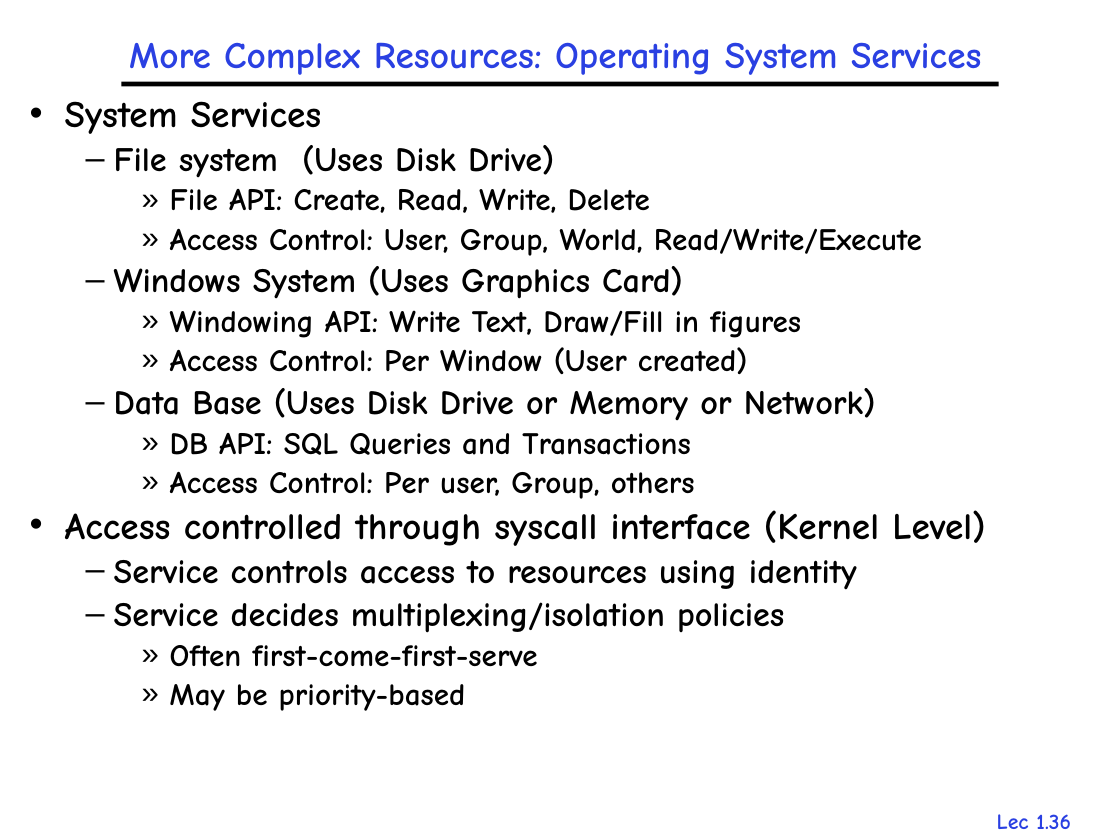
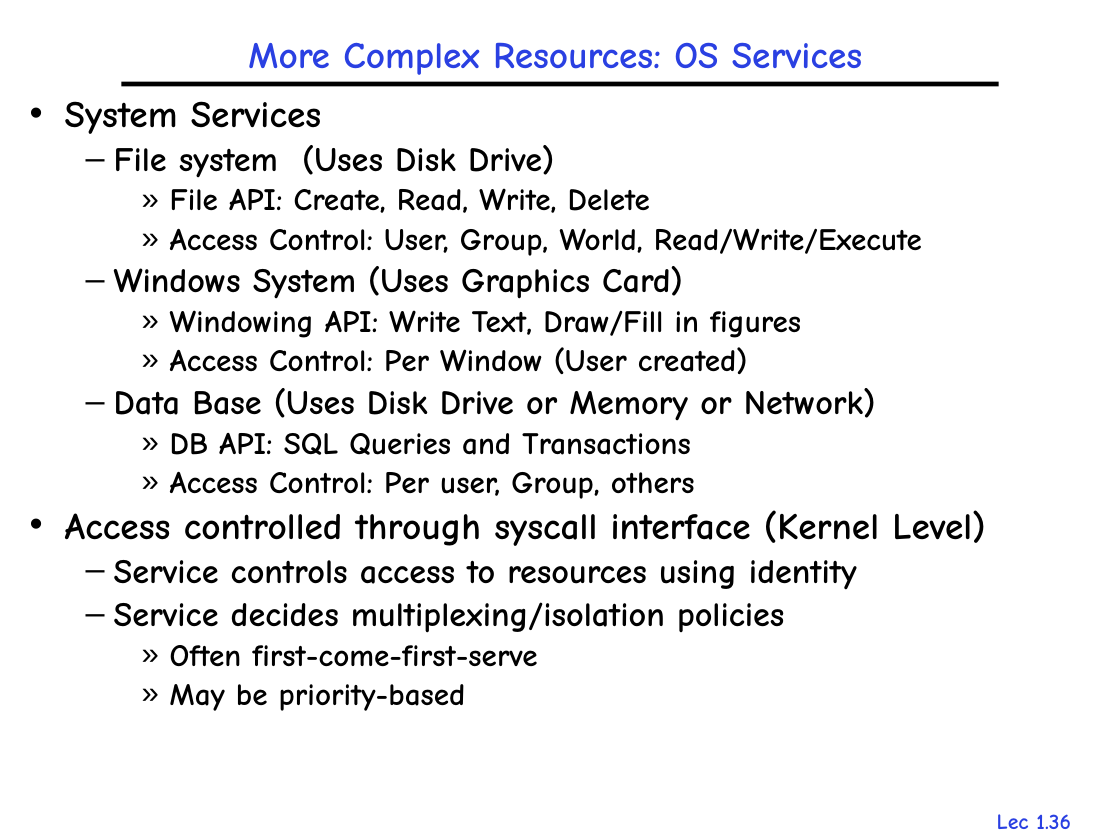
Before and after one commit to gulaoshi/gu.github.io, a slide deck: slide 36 of AdvOS/PPT+papers/L01-Overview.pptx. Drawn at 1120x840 pixels with LibreOffice and Linux fonts; fonts in the diff are those of the drawing. Boxes give left, top, right and bottom in pixels: in the first picture for what was removed or moved away, otherwise in the second. Text is boxed around its words. In the diff, an @@ line names an element or a change of style, - is before the commit and + after.

```diff
--- a/AdvOS/PPT+papers/L01-Overview.pptx
+++ b/AdvOS/PPT+papers/L01-Overview.pptx
@@ title at (x1=248, y1=42, x2=862, y2=75): text changed @@
-More Complex Resources: Operating System Services
+More Complex Resources: OS Services
```
Also in this commit, not shown: 11 other slides changed, 6 other files.
